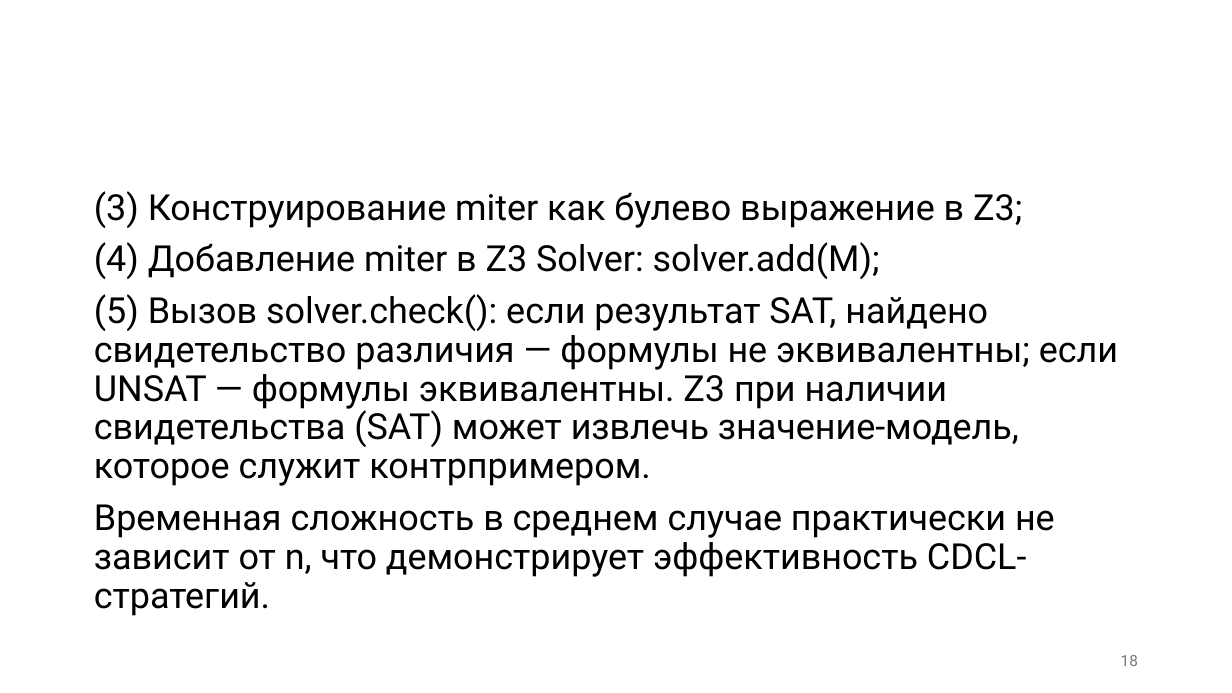
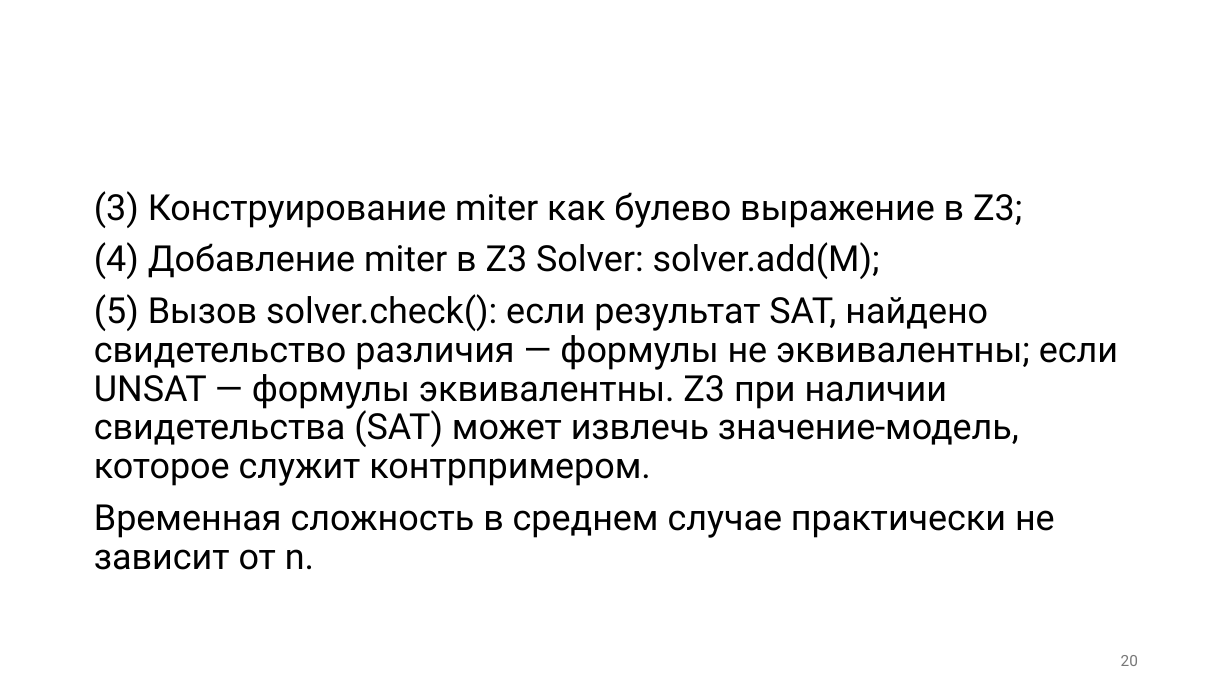
Before and after one commit to PlatonBarchenkov/SAT_Solver, a slide deck: slide 20 of SAT-решатели (презентация).pptx (slide 18 before the commit). Drawn at 1232x693 pixels with LibreOffice and Linux fonts; fonts in the diff are those of the drawing; background and template pictures are left out. Boxes give left, top, right and bottom in pixels: in the first picture for what was removed or moved away, otherwise in the second. Text is boxed around its words. In the diff, an @@ line names an element or a change of style, - is before the commit and + after.

```diff
--- a/SAT-решатели (презентация).pptx
+++ b/SAT-решатели (презентация).pptx
@@ text at bbox=[94, 504, 1055, 570]: text changed @@
-Временная сложность в среднем случае практически не зависит от n, что демонстрирует эффективность CDCL-стратегий.
+Временная сложность в среднем случае практически не зависит от n.
@@ page number at bbox=[1121, 655, 1138, 666]: text changed @@
-18
+20
```
Also in this commit, not shown: 5 other slides changed, 6 slides added, 3 other files.
